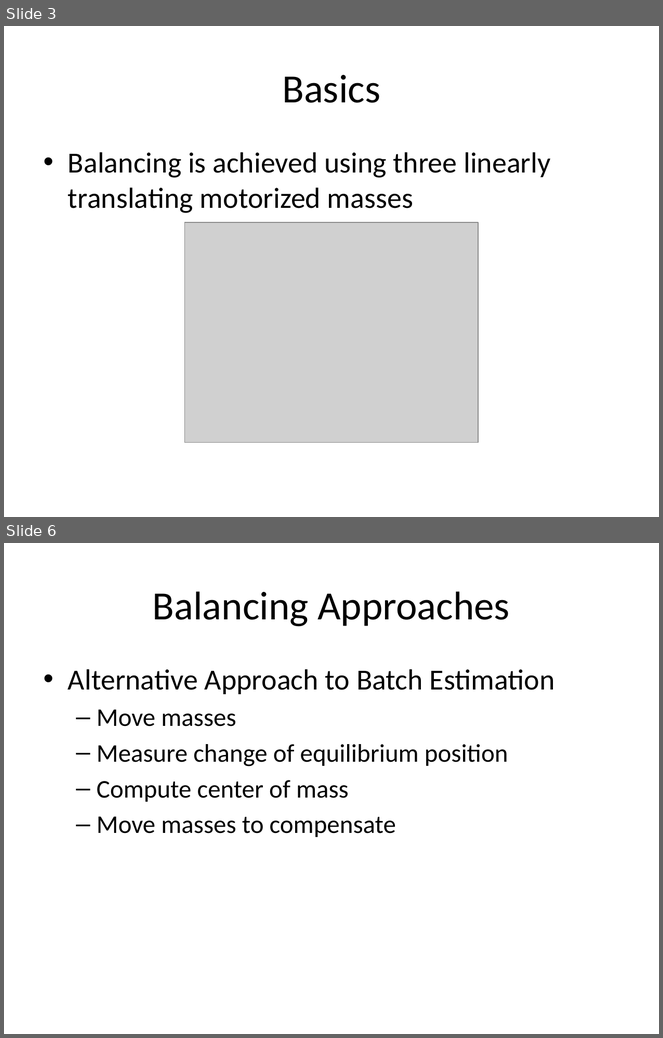
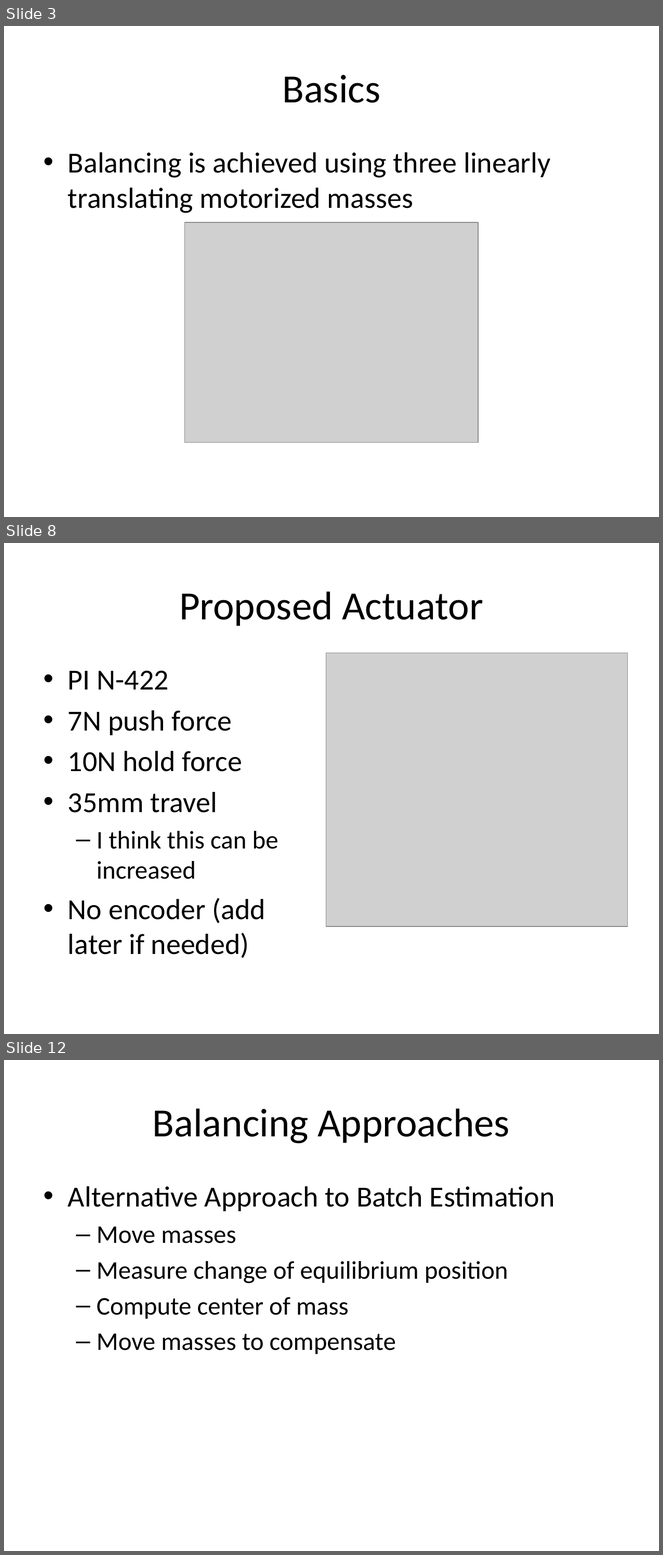
Before and after one commit to drivkin/Autobalance, a slide deck: presentations/balancer pres 1.pptx. Shown one above the other, each under a label of ours: slides 3 and 6 before the commit, slides 3, 8 and 12 after it; the slides between them are not shown. The pictures are 663x1038 and 663x1555 pixels, drawn with LibreOffice and Linux fonts; fonts in the diff are those of the drawing; grey boxes stand for pictures. Boxes give left, top, right and bottom in pixels: in the first picture for what was removed or moved away, otherwise in the second. Text is boxed around its words. In the diff, an @@ line names an element or a change of style, - is before the commit and + after.

```diff
--- a/presentations/balancer pres 1.pptx
+++ b/presentations/balancer pres 1.pptx
@@ slide 8 added at box(4, 543, 659, 1034), background #FFFFFF @@
@@ title added at box(179, 591, 483, 626), 44 pt, text #000000 @@
+Proposed Actuator
@@ picture added at box(326, 653, 628, 927) @@
@@ text added at box(68, 670, 279, 958), 32 pt, text #000000 @@
+• PI N-422
+• 7N push force
+• 10N hold force
+• 35mm travel
+  – I think this can be increased
+• No encoder (add later if needed)
@@ what was slide 6 is now slide 12 @@
```
Also in this commit, not shown: 4 slides changed, 12 other slides added, 1 slide removed, 12 other files.
